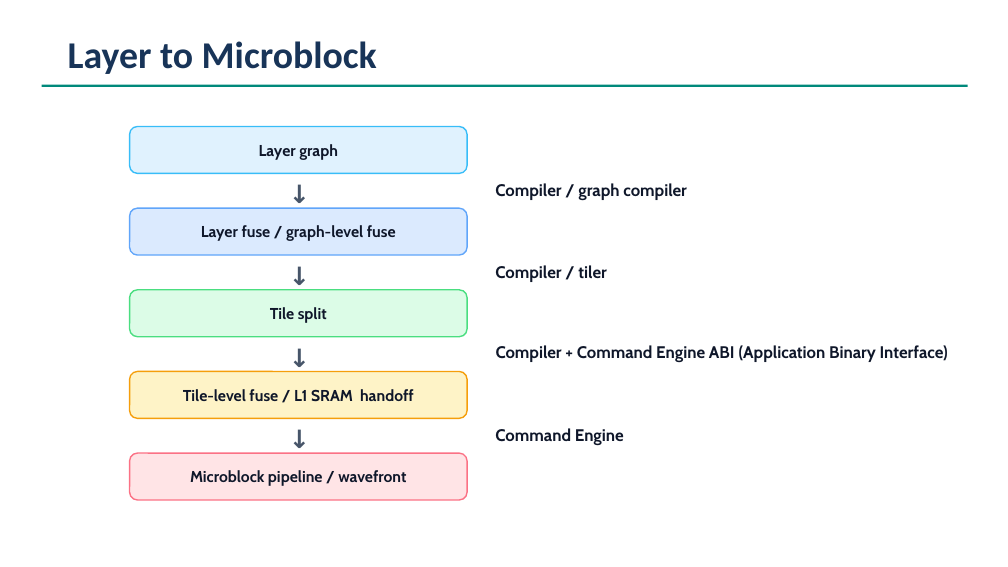
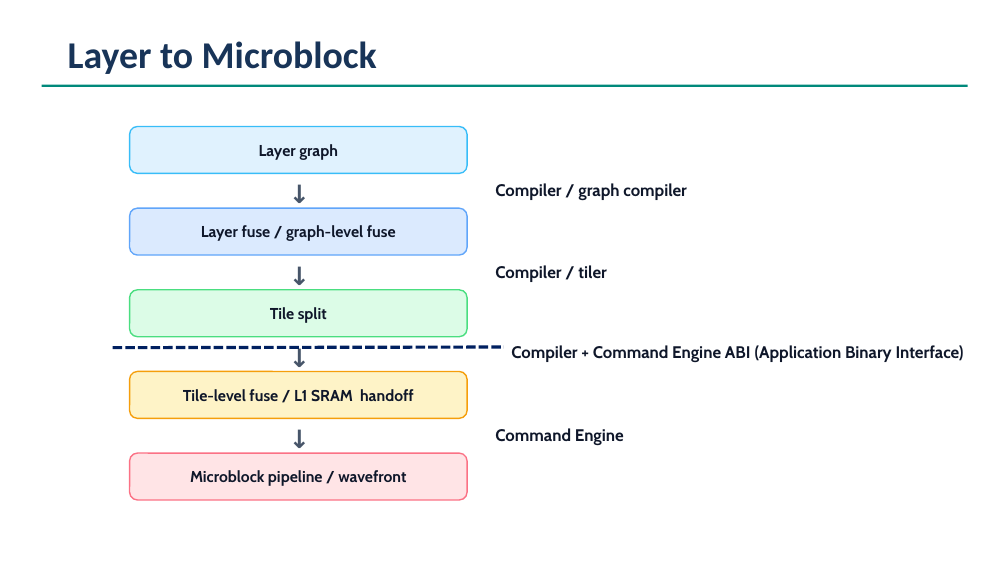
Before and after one commit to cclwylin/mdla7, a slide deck: slide 7 of reports/uArcSim Implementation by AI.pptx (slide 5 before the commit). Drawn at 1008x567 pixels with LibreOffice and Linux fonts; fonts in the diff are those of the drawing. Boxes give left, top, right and bottom in pixels: in the first picture for what was removed or moved away, otherwise in the second. Text is boxed around its words. In the diff, an @@ line names an element or a change of style, - is before the commit and + after.

```diff
--- a/reports/uArcSim Implementation by AI.pptx
+++ b/reports/uArcSim Implementation by AI.pptx
@@ line added from (113, 348) to (504, 347), #002060 3 pt dashed @@
@@ text "↓" rewrapped from (x1=277, y1=338, x2=322, y2=372) to (x1=277, y1=338, x2=322, y2=376) @@
@@ text "Compiler + Command Engine ABI ..." moved from (x1=496, y1=345, x2=948, y2=362) to (x1=511, y1=345, x2=964, y2=362) @@
```
Also in this commit, not shown: 3 other slides changed, 8 slides added, 1 slide removed, 20 other files.
